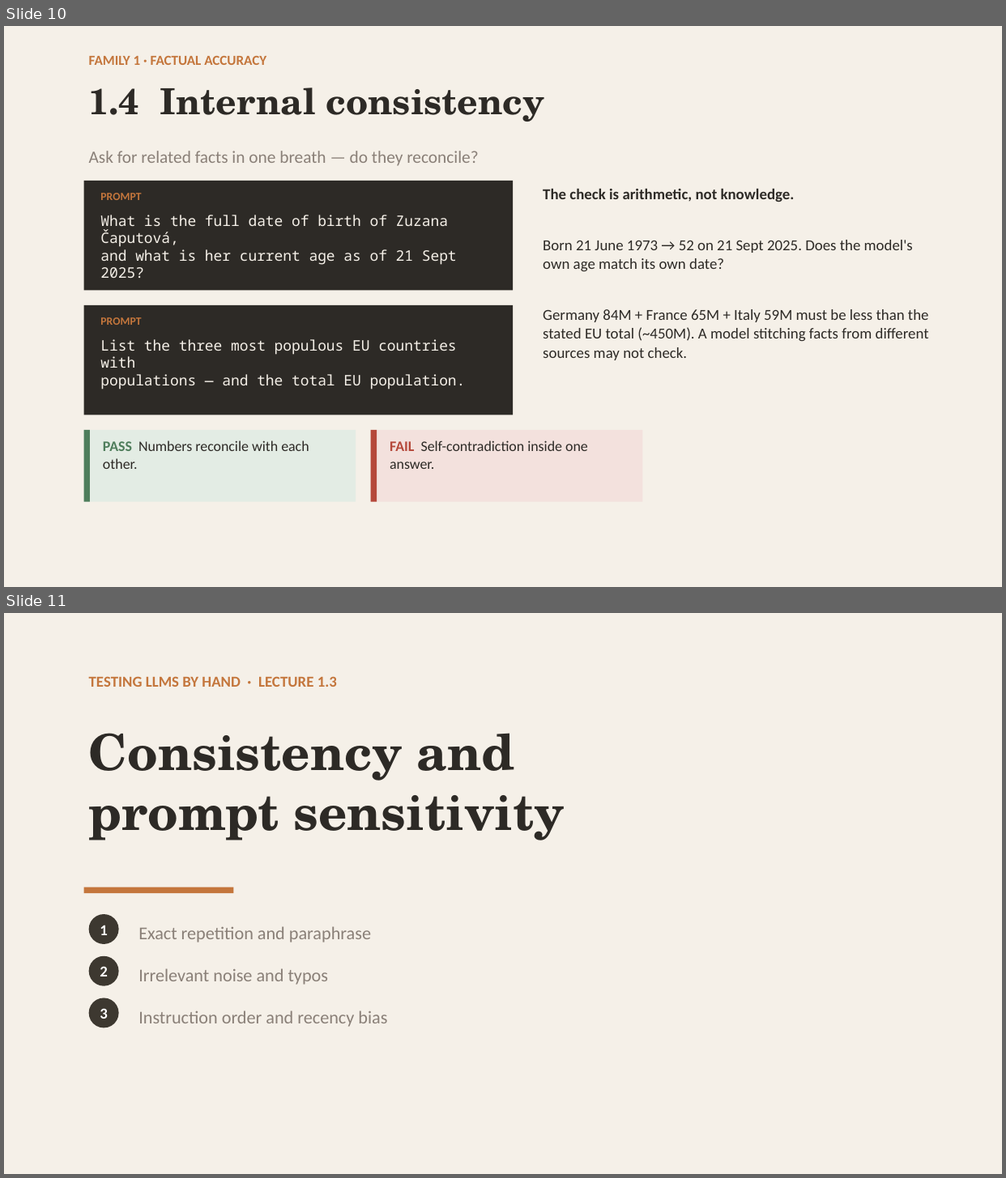
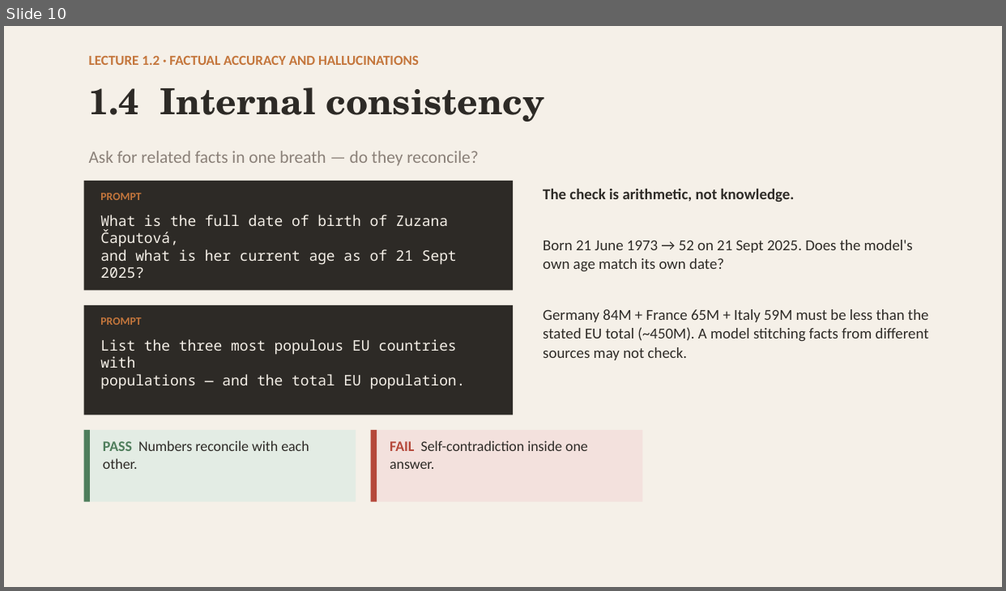
Before and after one commit to robertbarcik/testing-tutorial, a slide deck: slides/00_intro_testing_by_hand.pptx. Shown one above the other, each under a label of ours: slides 10 and 11 before the commit, slide 10 after it. The pictures are 1006x1178 and 1006x591 pixels, drawn with LibreOffice and Linux fonts; fonts in the diff are those of the drawing. Boxes give left, top, right and bottom in pixels: in the first picture for what was removed or moved away, otherwise in the second. Text is boxed around its words. In the diff, an @@ line names an element or a change of style, - is before the commit and + after.

```diff
--- a/slides/00_intro_testing_by_hand.pptx
+++ b/slides/00_intro_testing_by_hand.pptx
@@ slide 11 removed at [4, 613, 1002, 1174], background #F5F0E8 @@
@@ text removed at [89, 676, 337, 687] @@
-TESTING LLMS BY HAND · LECTURE 1.3
@@ text removed at [89, 733, 565, 841] @@
-Consistency and
-prompt sensitivity
@@ rectangle removed at [84, 888, 233, 893] @@
@@ ellipse removed at [89, 914, 119, 944] @@
-1
@@ text removed at [138, 926, 371, 943] @@
-Exact repetition and paraphrase
@@ ellipse removed at [89, 956, 119, 986] @@
-2
@@ text removed at [138, 969, 329, 985] @@
-Irrelevant noise and typos
@@ ellipse removed at [89, 999, 119, 1029] @@
-3
@@ text removed at [138, 1011, 387, 1027] @@
-Instruction order and recency bias
@@ slide 10 changed as well @@
@@ text at [89, 56, 419, 65]: text changed @@
-FAMILY 1 · FACTUAL ACCURACY
+LECTURE 1.2 · FACTUAL ACCURACY AND HALLUCINATIONS
```
Also in this commit, not shown: 13 other slides changed, 2 slides added, 5 other slides removed, 26 other files.
